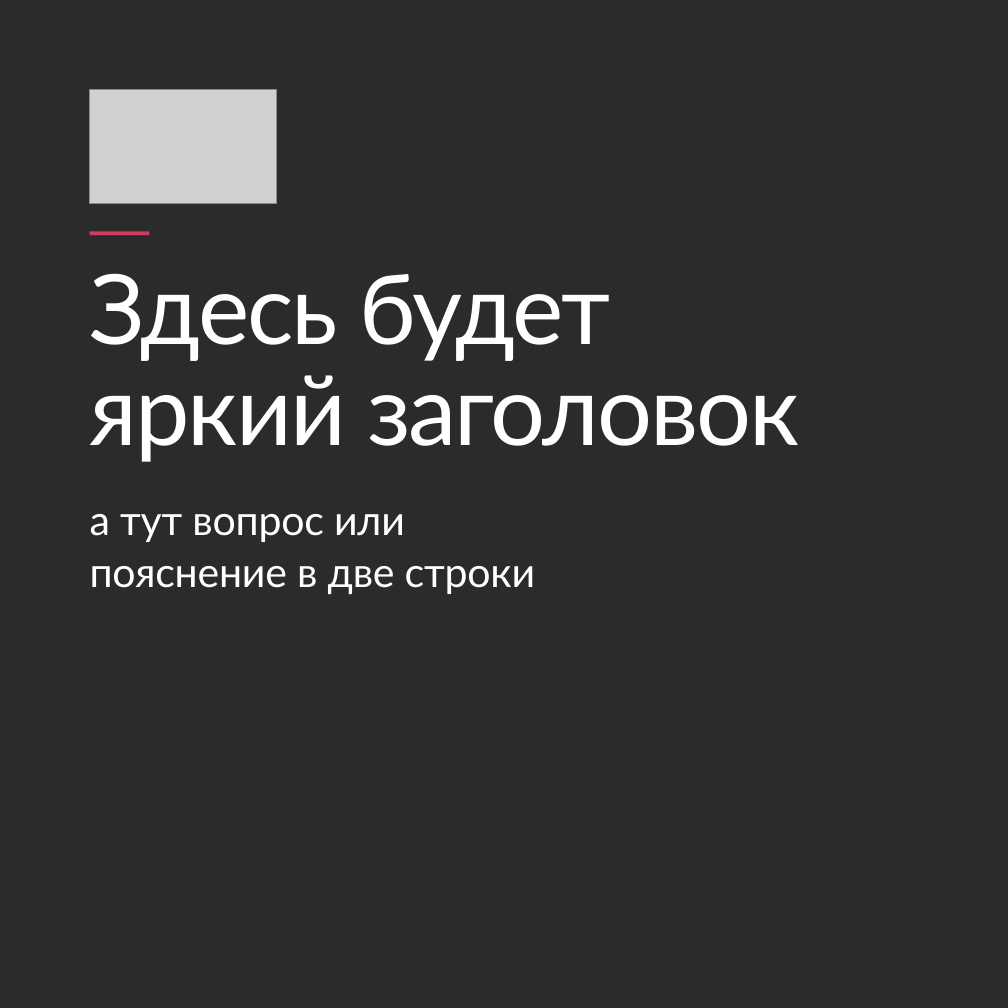
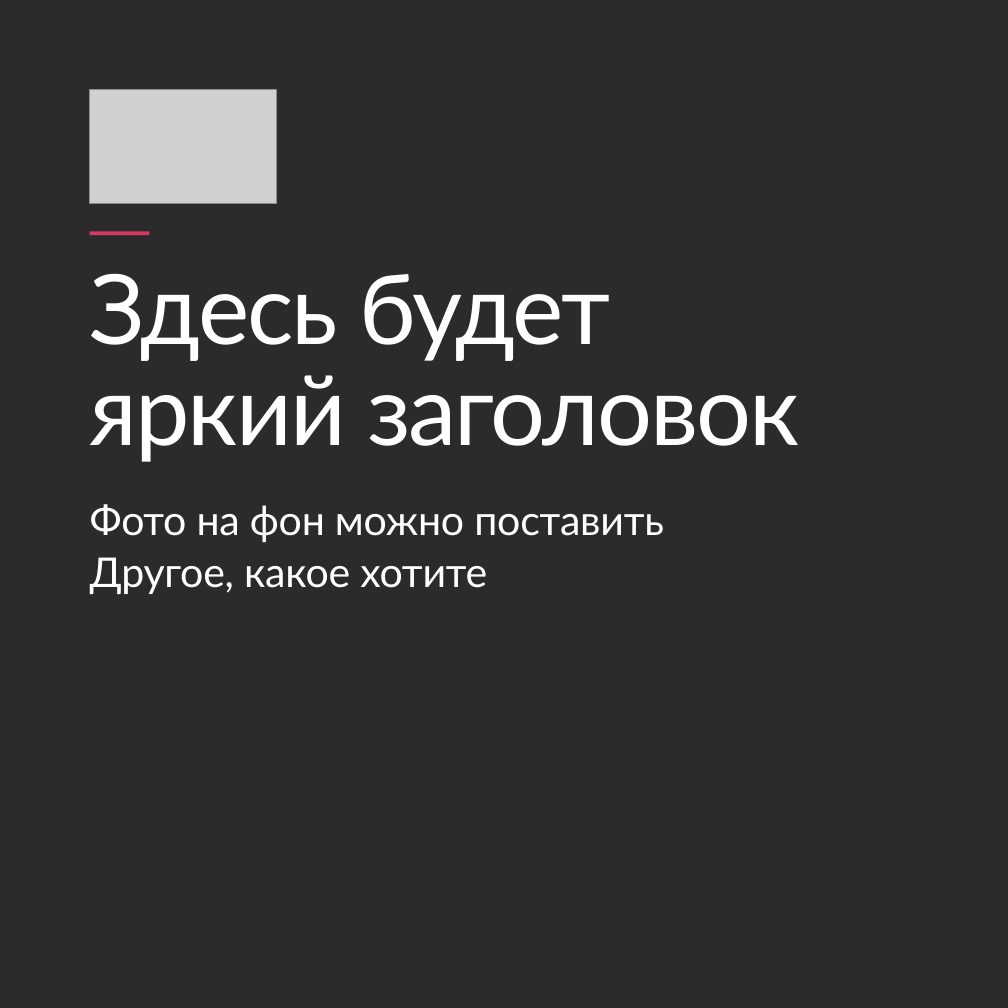
Before and after one commit to fagencymarketing-coder/design-system, a slide deck: slide 1 of editable/1plus1-templates.pptx. Drawn at 1008x1008 pixels with LibreOffice and Linux fonts; fonts in the diff are those of the drawing; grey boxes stand for pictures; background and template pictures are left out; a plain dark background stands for a picture behind light text. Boxes give left, top, right and bottom in pixels: in the first picture for what was removed or moved away, otherwise in the second. Text is boxed around its words. In the diff, an @@ line names an element or a change of style, - is before the commit and + after.

```diff
--- a/editable/1plus1-templates.pptx
+++ b/editable/1plus1-templates.pptx
@@ text at [90, 504, 664, 594]: text changed @@
-а тут вопрос или
-пояснение в две строки
+Фото на фон можно поставить
+Другое, какое хотите
```
Also in this commit, not shown: 3 other slides changed, 1 slide added, 5 slides removed, 4 other files.
